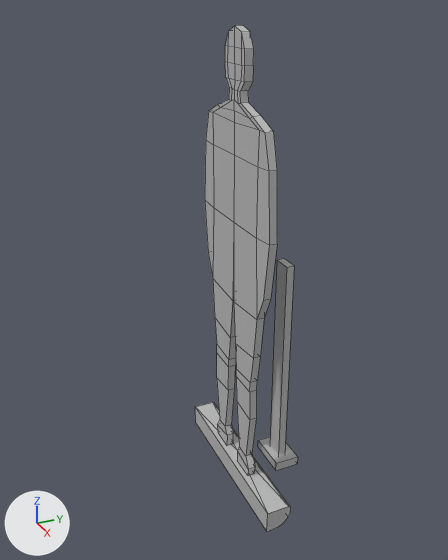
Renders of the FBX model Bullet Ballet Prototype/Assets/Meshes/Target_001_BullsEye_001_Standard.fbx from each side of a commit.
Before and after are seen from a 50 mm camera at (2.84, -1.37, 2.77) aimed at (-0.01, -0.09, 1.34). Lighting does not change. The marker at lower left points along +X, +Y and +Z. Mesh edges are drawn as thin lines. Where no turn or scale is listed for an object, it has been applied to the vertices.

The scene before the commit, as lines of its bpy script (objects in view):
```python
me_mesh = bpy.data.meshes.new('Mesh')
me_mesh.from_pydata(...)  # 191 vertices, 185 faces; spans x -0.55..0.55, y -0.07..0.08, z -0.07..2.58
me_mesh.materials.append(mat_lambert1)  # grey #bcbcbc
me_mesh_001 = bpy.data.meshes.new('Mesh.001')
me_mesh_001.from_pydata(...)  # a box spanning x -0.126..0.126, y -0.079..0.079, z 0.0..0.058
me_mesh_001.materials.append(mat_lambert1)  # grey #bcbcbc
me_mesh_002 = bpy.data.meshes.new('Mesh.002')
me_mesh_002.from_pydata([(-0.058, -0.024, 1.348), (0.058, -0.024, 1.348), (-0.058, 0.024, 1.348), (0.058, 0.024, 1.348), (-0.058, 0.024, 0.0), (0.058, 0.024, 0.0), (-0.058, -0.024, 0.0), (0.058, -0.024, 0.0)], [], [(6, 7, 1, 0), (0, 1, 3, 2), (2, 3, 5, 4), (6, 0, 2, 4), (7, 5, 3, 1)])
me_mesh_002.materials.append(mat_lambert1)  # grey #bcbcbc
ob_bar = bpy.data.objects.new('Bar', me_mesh_002)
ob_bar.location = (0.0, 0.287, 0.037)
ob_base = bpy.data.objects.new('Base', me_mesh_001)
ob_base.location = (0.0, 0.29, 0.0)
ob_target = bpy.data.objects.new('Target', me_mesh)
ob_target.location = (0.0, -0.005, 0.068)
```
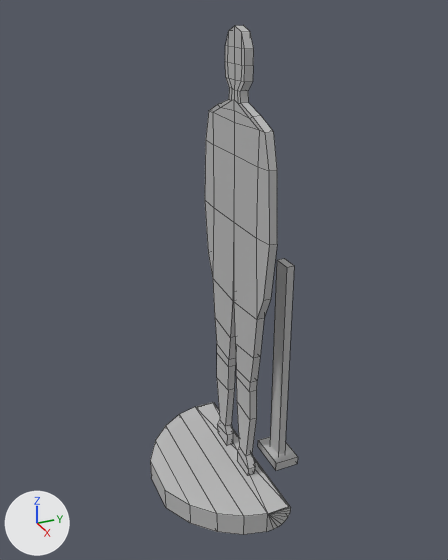
Pixel boxes (x1, y1, x2, y2) of what changed, in the pictures (448 x 560 px):
```json
{"object": "Target", "change": "reshaped", "before": [195, 25, 291, 531], "after": [150, 25, 291, 535], "on screen": "46% wider"}
{"part": 1, "of": "me_mesh", "change": "built on", "before": [195, 407, 291, 531], "after": [150, 407, 291, 535]}
```

The change, as JSON lines over the scene's bpy script:
```json
{"block": "me_mesh", "where": "# used by ob_target; location = (0.0, -0.005, 0.068)"}
{"op": "remove", "block": "me_mesh", "code": "me_mesh.from_pydata(...)  # 191 vertices, 185 faces; spans x -0.55..0.55, y -0.07..0.08, z -0.07..2.58"}
{"op": "add", "block": "me_mesh", "code": "me_mesh.from_pydata(...)  # 207 vertices, 219 faces; spans x -0.55..0.55, y -0.53..0.08, z -0.07..2.58"}
{"block": "me_mesh", "change": "me_mesh part 1"}
{"block": "me_mesh", "change": "3 faces are deleted"}
{"block": "me_mesh", "change": "8 vertices are added at x -0.51..0.51, y -0.53..-0.2, z -0.07"}
{"block": "me_mesh", "change": "8 new vertices lie (0.0, 0.0, 0.14) away from vertices in x -0.51..0.51, y -0.53..-0.2, z -0.07"}
{"block": "me_mesh", "change": "37 new faces join them"}
```
